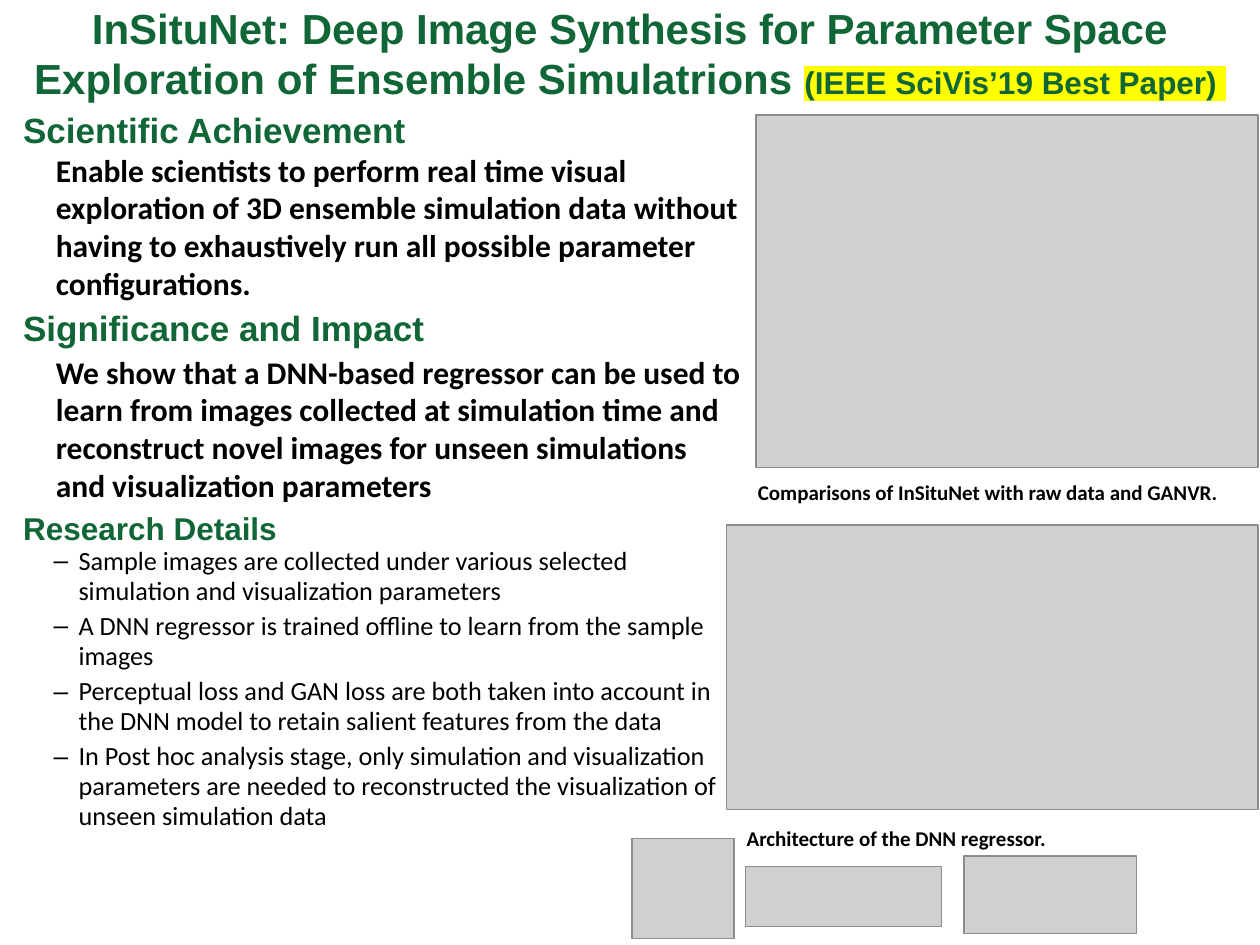
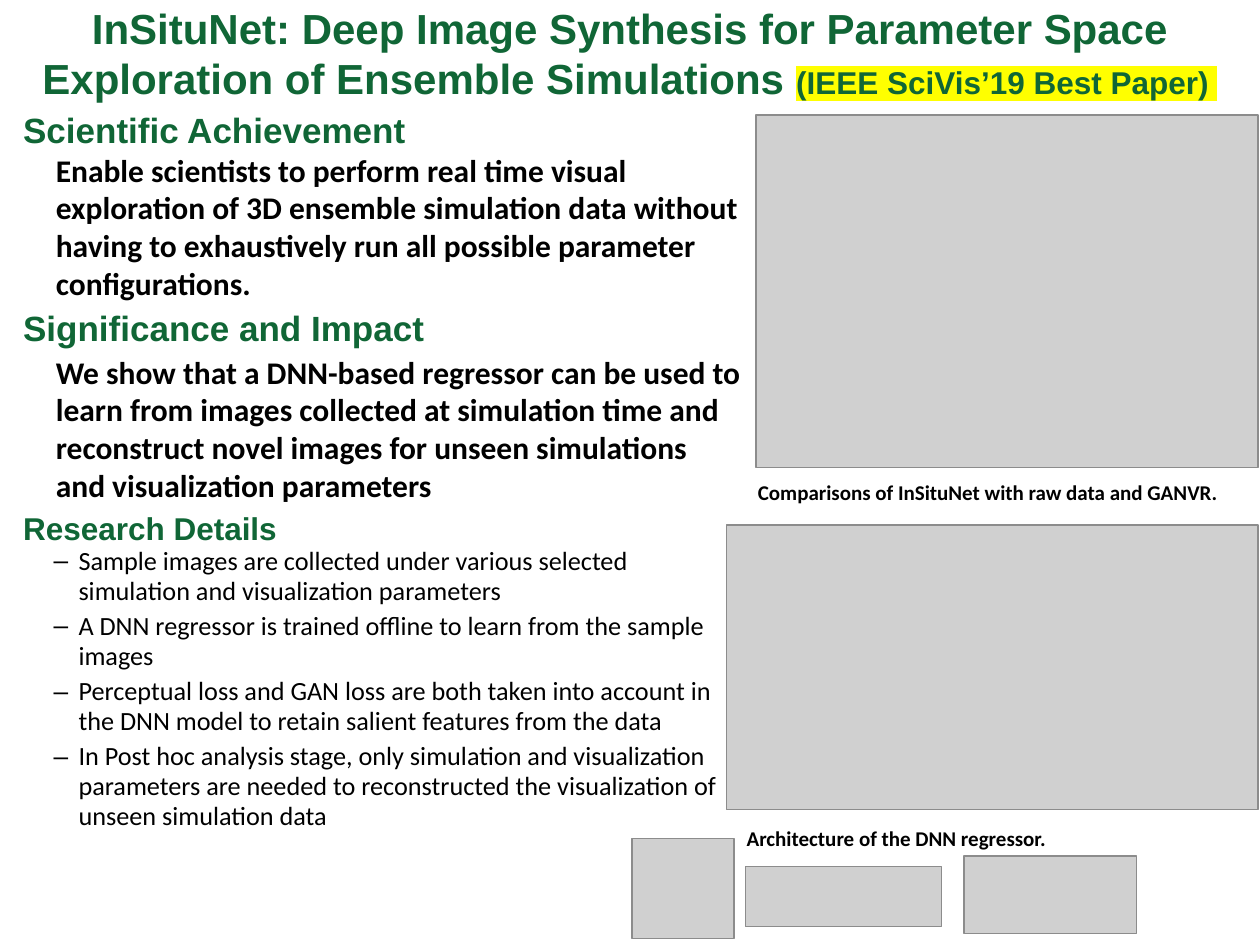
Before and after one commit to EDDA-Project/edda-project.github.io, a slide deck: slide 3 of files/2019-07-29/OSU-highlights.pptx. Drawn at 1260x945 pixels with LibreOffice and Linux fonts; fonts in the diff are those of the drawing; grey boxes stand for pictures; background and template pictures are left out. Boxes give left, top, right and bottom in pixels: in the first picture for what was removed or moved away, otherwise in the second. Text is boxed around its words. In the diff, an @@ line names an element or a change of style, - is before the commit and + after.

```diff
--- a/files/2019-07-29/OSU-highlights.pptx
+++ b/files/2019-07-29/OSU-highlights.pptx
@@ title at [42, 13, 1209, 102]: text changed @@
-InSituNet: Deep Image Synthesis for Parameter Space Exploration of Ensemble Simulatrions (IEEE SciVis’19 Best Paper)
+InSituNet: Deep Image Synthesis for Parameter Space Exploration of Ensemble Simulations (IEEE SciVis’19 Best Paper)
```
Also in this commit, not shown: 1 other file.
